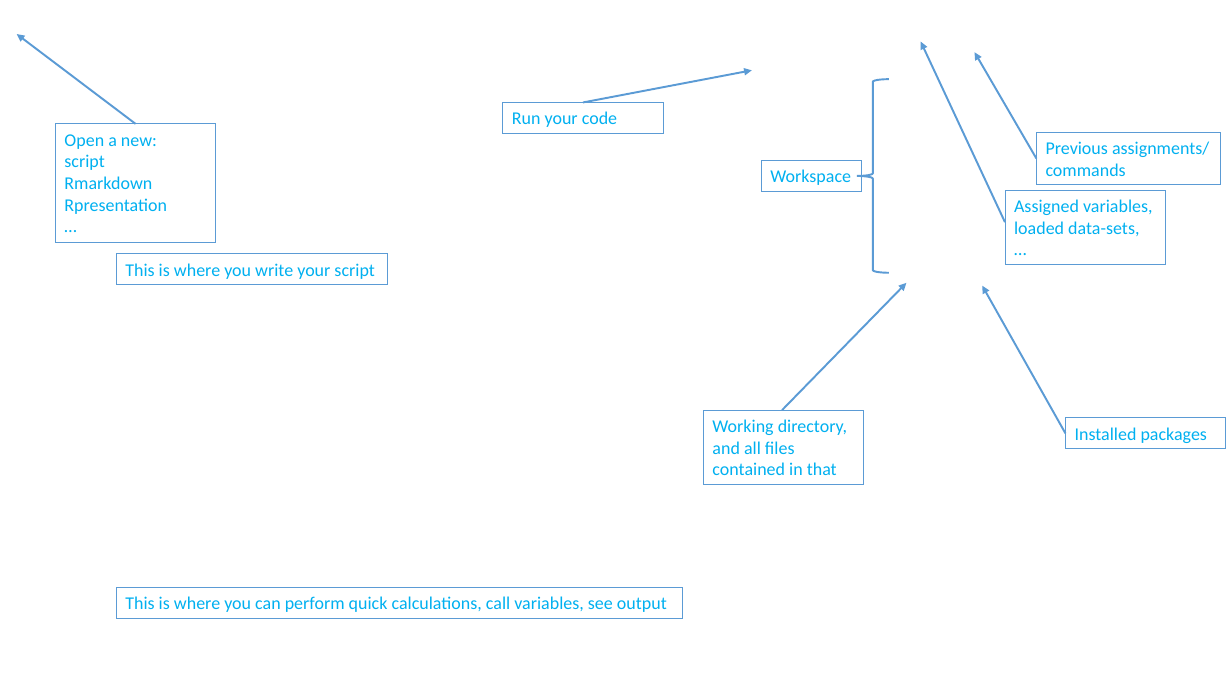
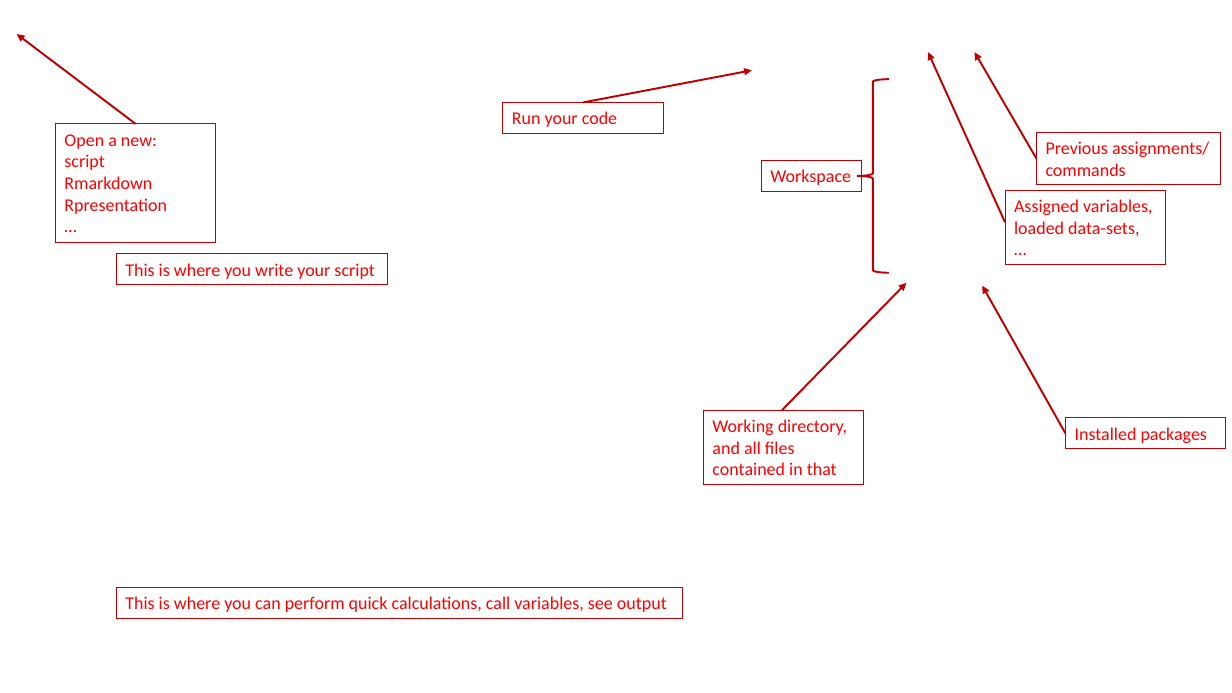
Before and after one commit to bonschorno/rcrashcourse, a slide deck: slide 1 of part1/iderstudio.pptx. Drawn at 1232x693 pixels with LibreOffice and Linux fonts; fonts in the diff are those of the drawing; background and template pictures are left out. Boxes give left, top, right and bottom in pixels: in the first picture for what was removed or moved away, otherwise in the second. Text is boxed around its words. In the diff, an @@ line names an element or a change of style, - is before the commit and + after.

```diff
--- a/part1/iderstudio.pptx
+++ b/part1/iderstudio.pptx
@@ arrow (136, 124) - (17, 34): stroke #5B9BD5 1.5 pt to #C00000 1.5 pt @@
@@ arrow moved from (1006, 222) - (921, 42) to (1006, 222) - (928, 53) @@
@@ arrow (1006, 222) - (928, 53): stroke #5B9BD5 1.5 pt to #C00000 1.5 pt @@
@@ arrow (1037, 159) - (975, 53): stroke #5B9BD5 1.5 pt to #C00000 1.5 pt @@
@@ arrow (583, 103) - (752, 70): stroke #5B9BD5 1.5 pt to #C00000 1.5 pt @@
@@ left brace at [857, 79, 889, 274]: outline #5B9BD5 1.5 pt to #C00000 1.5 pt @@
@@ text colour #00B0F0 to #FF0000; outline #5B9BD5 0.75 pt to #C00000 0.75 pt in 9 elements at [762, 161, 861, 192], [1037, 132, 1222, 185], [1006, 190, 1166, 265], [116, 254, 387, 286], [116, 587, 683, 618], [503, 103, 664, 134], [703, 410, 864, 485], [1066, 418, 1226, 449], [55, 124, 216, 242] @@
@@ arrow (782, 410) - (907, 283): stroke #5B9BD5 1.5 pt to #C00000 1.5 pt @@
@@ arrow (1066, 433) - (982, 286): stroke #5B9BD5 1.5 pt to #C00000 1.5 pt @@
```
Also in this commit, not shown: 10 other files.
